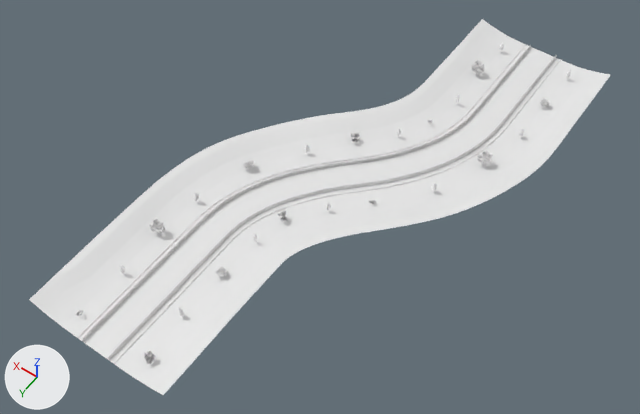
An edit to the OBJ model DX12App/Models/R-1-2-A.obj, drawn before and after from the same camera.
The view is the same before and after, from a 50 mm camera at (-1986.0, 2518.0, 3602.0) aimed at (-324.0, 192.0, -53.0). Arrows for +X, +Y and +Z are at lower left; the lights stay in place. Objects named as collision shapes, trigger or cutter boxes, shadow casters or lower levels of detail are left out. Where no turn or scale is listed for an object, it has been applied to the vertices.

The scene before the commit, as lines of its bpy script (objects in view):
```python
ob_grass_grass_003 = bpy.data.objects.new('Grass_Grass.003', me_grass_grass_003)
ob_grass_grass_003.location = (0.0, 0.0, 0.0)
ob_road_road_003 = bpy.data.objects.new('Road_Road.003', me_road_road_003)
ob_road_road_003.location = (0.0, 0.0, 0.0)
ob_trees_tree_b_04_003 = bpy.data.objects.new('Trees_Tree-B-04.003', me_trees_tree_b_04_003)
ob_trees_tree_b_04_003.location = (0.0, 0.0, 0.0)
ob_wirefence_wirefence_003 = bpy.data.objects.new('Wirefence_Wirefence.003', me_wirefence_wirefence_003)
ob_wirefence_wirefence_003.location = (0.0, 0.0, 0.0)
# also in view: 'Track_Track.013' at (-375.0, 0.0, 12.0)
```
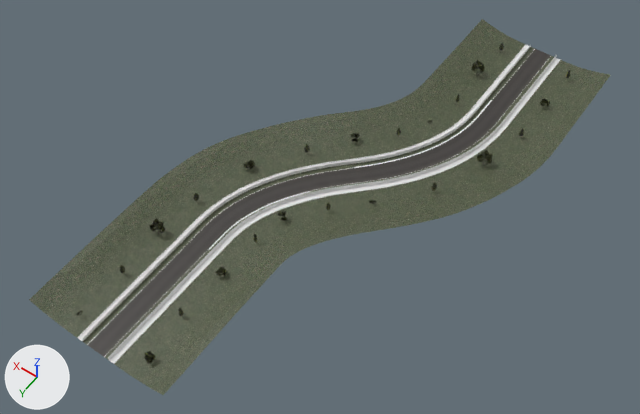
The change, as JSON lines over the scene's bpy script:
```json
{"op": "add", "block": "img_trees_01_psd", "code": ["img_trees_01_psd = load_image('Trees-01.psd', '../Resources/Trees-01.dds', 1024, 256, 'sRGB')"]}
{"op": "add", "block": "img_road_01_tga", "code": ["img_road_01_tga = load_image('Road-01.tga', '../Resources/Road-01.dds', 1024, 1024, 'sRGB')"]}
{"op": "add", "block": "img_grass_01_tga", "code": ["img_grass_01_tga = load_image('Grass-01.tga', '../Resources/Grass-01.dds', 1024, 1024, 'sRGB')"]}
{"op": "remove", "block": "mat_grass_01_006", "code": "mat_grass_01_006.base_color = (0.8, 0.8, 0.8)  # white #e7e7e7"}
{"op": "add", "block": "mat_grass_01_006", "code": "mat_grass_01_006.texture = img_grass_01_tga"}
{"op": "remove", "block": "mat_road_01_006", "code": "mat_road_01_006.base_color = (0.8, 0.8, 0.8)  # white #e7e7e7"}
{"op": "add", "block": "mat_road_01_006", "code": "mat_road_01_006.texture = img_road_01_tga"}
{"op": "add", "block": "mat_trees_01_006", "code": ["mat_trees_01_006 = principled_material('Trees-01.006')", "mat_trees_01_006.texture = img_trees_01_psd", "mat_trees_01_006.roughness = 0.526"]}
{"block": "me_trees_tree_b_04_003", "where": "me_trees_tree_b_04_003.from_pydata(...)  # 2631 vertices, 1678 faces; spans x -990.0..252.0, y -1375.0..1424.0, z -6.0..96.0"}
{"op": "remove", "block": "me_trees_tree_b_04_003", "code": "me_trees_tree_b_04_003.materials.append(mat_trees_01_004)  # white #ffffff"}
{"op": "add", "block": "me_trees_tree_b_04_003", "code": "me_trees_tree_b_04_003.materials.append(mat_trees_01_006)  # picture img_trees_01_psd"}
```

Location of each change, (x1, y1, x2, y2) in pixels of the pictures (640 x 414 px):
```json
{"object": "Grass_Grass.003", "change": "surface changed", "before": [29, 19, 610, 395], "after": [29, 19, 610, 395], "on screen": "white to green"}
{"object": "Road_Road.003", "change": "surface changed", "before": [88, 49, 551, 357], "after": [88, 49, 551, 357], "on screen": "white to grey"}
{"object": "Trees_Tree-B-04.003", "change": "recoloured", "before": [76, 43, 571, 364], "after": [76, 43, 571, 364]}
```
